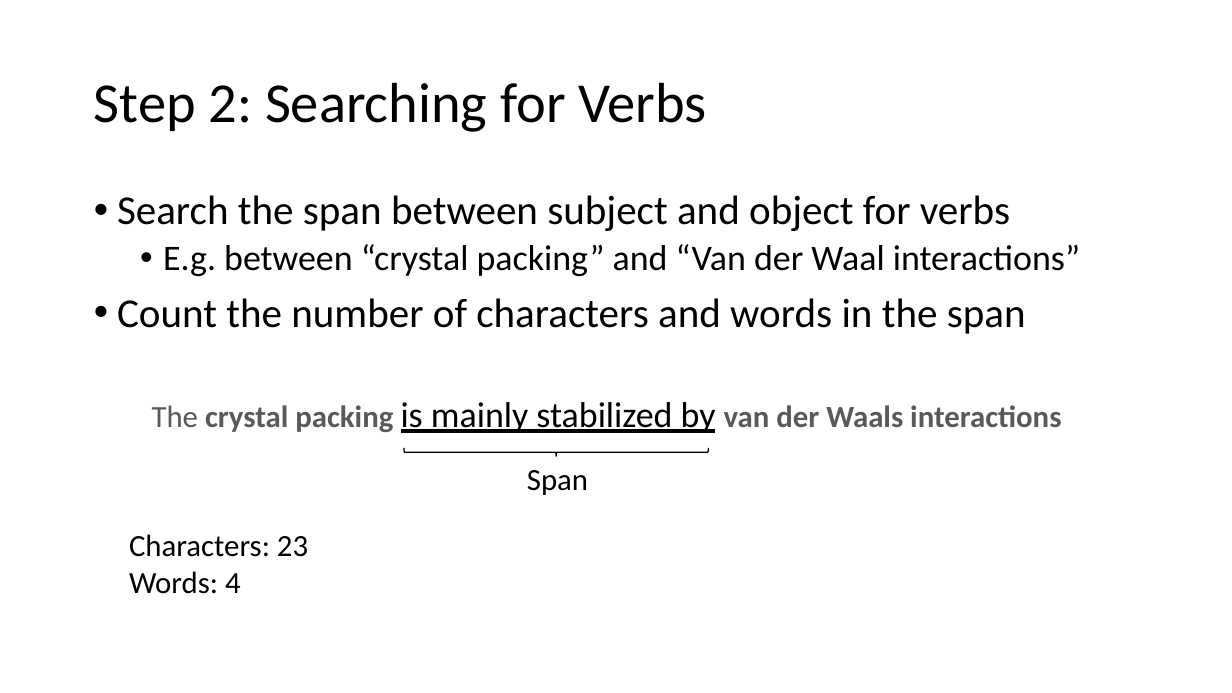
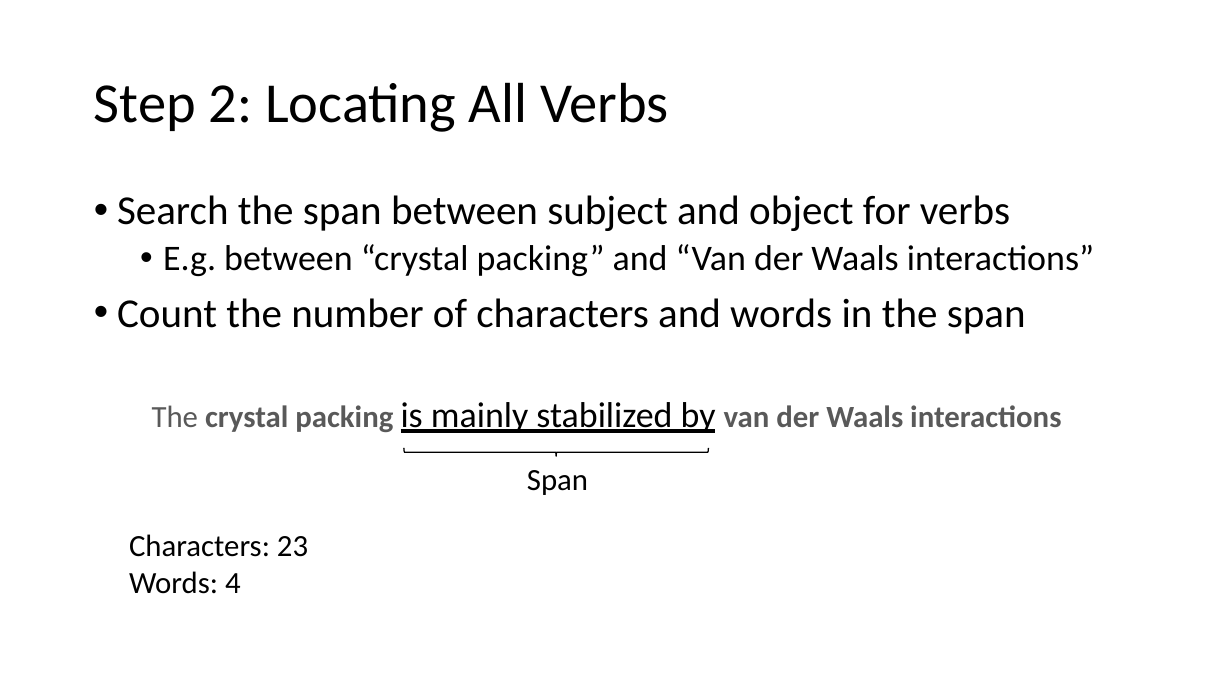
Before and after one commit to petezh/RR-NLP-Tools, a slide deck: slide 12 of predicates/predicates presentation.pptx (slide 10 before the commit). Drawn at 1232x693 pixels with LibreOffice and Linux fonts; fonts in the diff are those of the drawing. Boxes give left, top, right and bottom in pixels: in the first picture for what was removed or moved away, otherwise in the second. Text is boxed around its words. In the diff, an @@ line names an element or a change of style, - is before the commit and + after.

```diff
--- a/predicates/predicates presentation.pptx
+++ b/predicates/predicates presentation.pptx
@@ title at [94,82,668,132]: text changed @@
-Step 2: Searching for Verbs
+Step 2: Locating All Verbs
@@ text at [163,244,1094,276]: text changed @@
-  • E.g. between “crystal packing” and “Van der Waal interactions”
+  • E.g. between “crystal packing” and “Van der Waals interactions”
```
Also in this commit, not shown: 15 other slides changed, 3 slides added, 1 slide removed, 14 other files.
